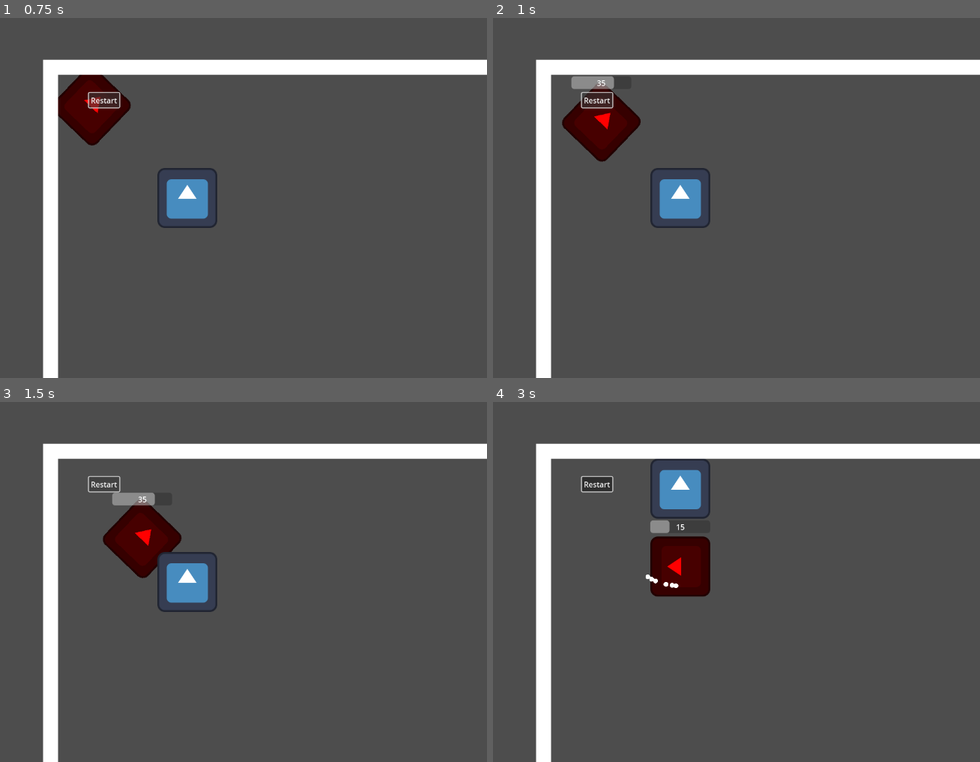
Above: before the commit, frames 1-4 (two rows, left to right).
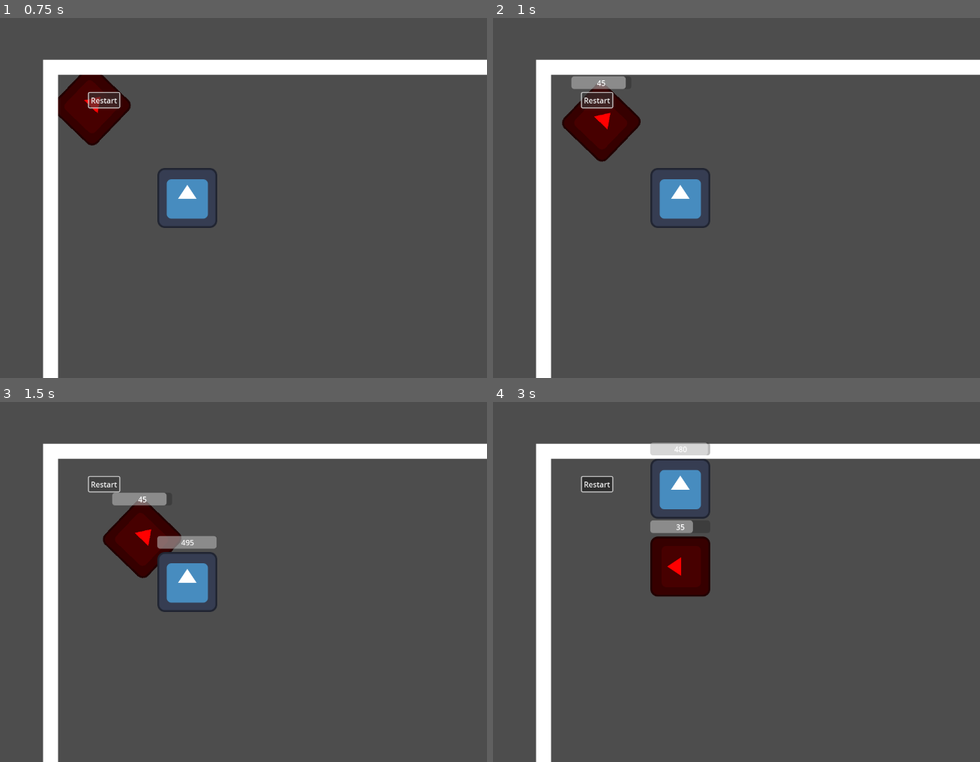
Above: after the commit, the same moments.

Repository: antonionavajas/balds
Game: Godot game, scene res://scenes/dummy_scene.tscn
Two runs of this game, one before a commit and one after it. Both use one fixed random seed, a clock stepped at 60 frames per second and the inputs below. The engine's default icon, where the game draws it, is replaced by a stand-in: a white triangle on a blue panel in a dark square.
Inputs (mouse positions are in pixels of both pictures, inside the frame that each line leads up to):
- Up to frame 1 (0.75 s): click "Restart" at 0.5 s
- Up to frame 2 (1 s): no input
- Up to frame 3 (1.5 s): click "Restart" at 1.25 s
- Up to frame 4 (3 s): click "Restart" at 2 s; tap Enter (ui_accept) at 2.75 s; move the mouse to (648, 654) at 2.77 s; hold Up (up) from 2.78 s (still down); hold Space (dash) from 2.78 s (still down); click (648, 654) at 2.92 s

Frame 1 is identical in both runs. In frame 2, 0.1% of the frame differs, in the area x 21-28%, y 16-20%; in frame 3, 0.5%; in frame 4, 0.6%, in the area x 31-45%, y 11-52%.

Commit message:
fix: fixed collisions

Diff:
--- a/entities/bullets/dummy_bullet.tscn
+++ b/entities/bullets/dummy_bullet.tscn
@@ -15,7 +15,7 @@
 [node name="DamageCollider" type="Area2D" parent="." groups=["bullet_colliders"]]
 visible = false
 collision_layer = 2
-collision_mask = 2
+collision_mask = 4
 
 [node name="CollisionShape2D" type="CollisionShape2D" parent="DamageCollider"]
 visible = false
--- a/entities/enemies/dummy_enemy/dummy_enemy.tscn
+++ b/entities/enemies/dummy_enemy/dummy_enemy.tscn
@@ -21,23 +21,23 @@
 material = SubResource("ShaderMaterial_2fjxf")
 texture = ExtResource("3_hog1r")
 
+[node name="damage_area" type="Area2D" parent="Sprite2D" groups=["enemy_colliders"]]
+collision_layer = 4
+collision_mask = 2
+
+[node name="get_damage_shape" type="CollisionShape2D" parent="Sprite2D/damage_area"]
+shape = SubResource("RectangleShape2D_hog1r")
+
 [node name="life_bar" parent="." node_paths=PackedStringArray("life_system") instance=ExtResource("4_pamq6")]
 visible = false
+max_value = 50.0
 value = 50.0
 life_system = NodePath("../LifeSystem")
 
-[node name="LifeSystem" parent="." node_paths=PackedStringArray("damage_area") instance=ExtResource("5_hog1r")]
+[node name="LifeSystem" parent="." node_paths=PackedStringArray("damage_area") groups=["enemy_colliders"] instance=ExtResource("5_hog1r")]
 life = 50
 max_life = 50
 damage_interval = 0.01
-target_group = "bullet_colliders"
-damage_area = NodePath("../damage_area")
-collision_layer = 2
+damage_area = NodePath("../Sprite2D/damage_area")
+collision_layer = 4
 collision_mask = 2
-
-[node name="damage_area" type="Area2D" parent="."]
-collision_layer = 2
-collision_mask = 2
-
-[node name="get_damage_shape" type="CollisionShape2D" parent="damage_area"]
-shape = SubResource("RectangleShape2D_hog1r")
--- a/entities/player/player.tscn
+++ b/entities/player/player.tscn
@@ -25,17 +25,20 @@
 [node name="Sprite2D" type="Sprite2D" parent="."]
 texture = ExtResource("2_sglur")
 
+[node name="damage_area" type="Area2D" parent="Sprite2D"]
+collision_mask = 4
+
+[node name="get_damage_shape" type="CollisionShape2D" parent="Sprite2D/damage_area"]
+shape = SubResource("RectangleShape2D_fkugw")
+
 [node name="life_bar" parent="." node_paths=PackedStringArray("life_system") instance=ExtResource("4_bls4j")]
 visible = false
-value = 100.0
+max_value = 500.0
+value = 500.0
 life_system = NodePath("../LifeSystem")
 
 [node name="LifeSystem" parent="." node_paths=PackedStringArray("damage_area") instance=ExtResource("5_fkugw")]
-damage_area = NodePath("../damage_area")
-
-[node name="damage_area" type="Area2D" parent="." groups=["enemy_colliders"]]
-collision_layer = 0
-collision_mask = 0
-
-[node name="get_damage_shape" type="CollisionShape2D" parent="damage_area"]
-shape = SubResource("RectangleShape2D_fkugw")
+enabled_dot = true
+damage_area = NodePath("../Sprite2D/damage_area")
+collision_layer = 1
+collision_mask = 4
--- a/project.godot
+++ b/project.godot
@@ -79,9 +79,9 @@
 
 [layer_names]
 
-2d_physics/layer_1="Physics"
-2d_physics/layer_2="EnemyDamage"
-2d_physics/layer_3="PlayerDamage"
+2d_physics/layer_1="Player"
+2d_physics/layer_2="PlayerBullets"
+2d_physics/layer_3="Enemy"
 
 [physics]
 
--- a/resources/systems/life_system.gd
+++ b/resources/systems/life_system.gd
@@ -15,7 +15,6 @@
 @export var damage_timer : float = 0.0
 
 @export_category('Collisions')
-@export var target_group: String
 @export var damage_area : Area2D:
 	set(value):
 		damage_area = value
@@ -29,11 +28,8 @@
 signal dying()
 
 func _ready() -> void:
-	damage_area.add_to_group(target_group)
 	damage_area.connect('area_entered', get_damage_from)
 	damage_area.connect('area_exited', stop_getting_damage)
-	damage_area.collision_layer = collision_layer
-	damage_area.collision_mask = collision_mask
 
 func _physics_process(delta):
 	if is_getting_damage:
@@ -54,13 +50,13 @@
 		emit_signal("dying")
 
 func get_damage_from(area: Area2D):
-	if target_group in area.get_groups():
-		var item := area.get_parent()
+	if area.collision_layer & collision_mask:
+		var entity := area.owner
 		is_getting_damage = true
-		received_damage = item.damage
+		received_damage = entity.damage
 
 func stop_getting_damage(area: Area2D):
-	if target_group in area.get_groups():
+	if area.collision_layer & collision_mask:
 		is_getting_damage = false
 
 func _get_configuration_warnings() -> PackedStringArray:
--- a/resources/systems/life_system.tscn
+++ b/resources/systems/life_system.tscn
@@ -4,4 +4,3 @@
 
 [node name="LifeSystem" type="Node"]
 script = ExtResource("1_vhgsx")
-target_group = "enemy_colliders"
--- a/ui/life_bar/scripts/life_bar.gd
+++ b/ui/life_bar/scripts/life_bar.gd
@@ -14,7 +14,7 @@
 func ready() -> void:
 	pass
 
-func _process(delta: float) -> void:
+func _physics_process(delta: float) -> void:
 	update_life()
 
 func update_life() -> void:
